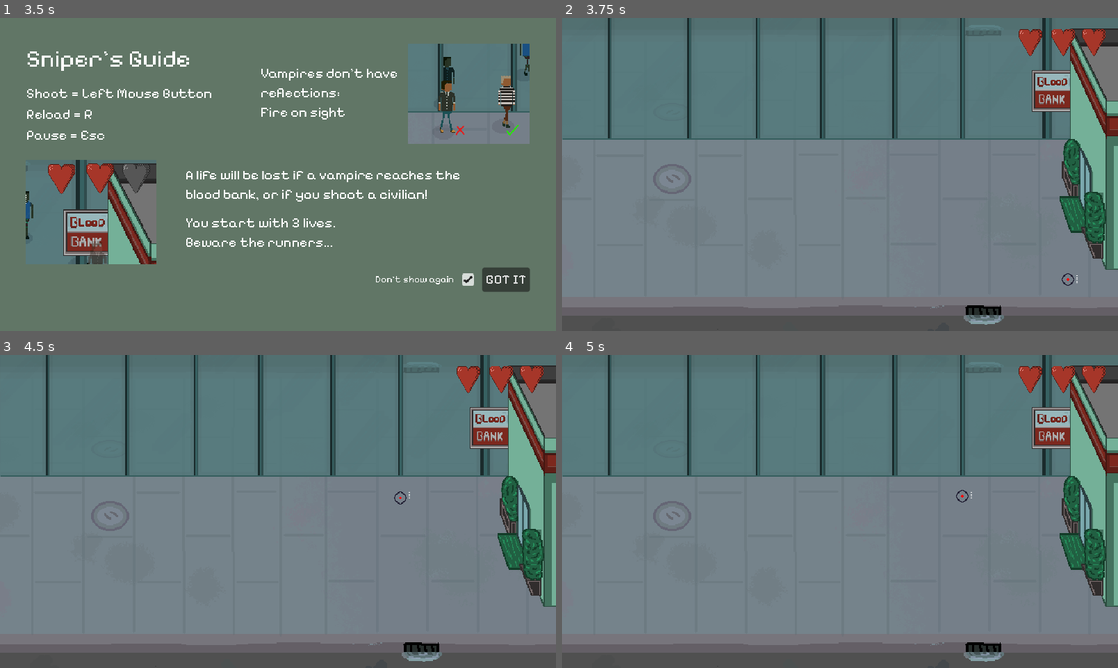
Above: before the commit, frames 1-4 (two rows, left to right).
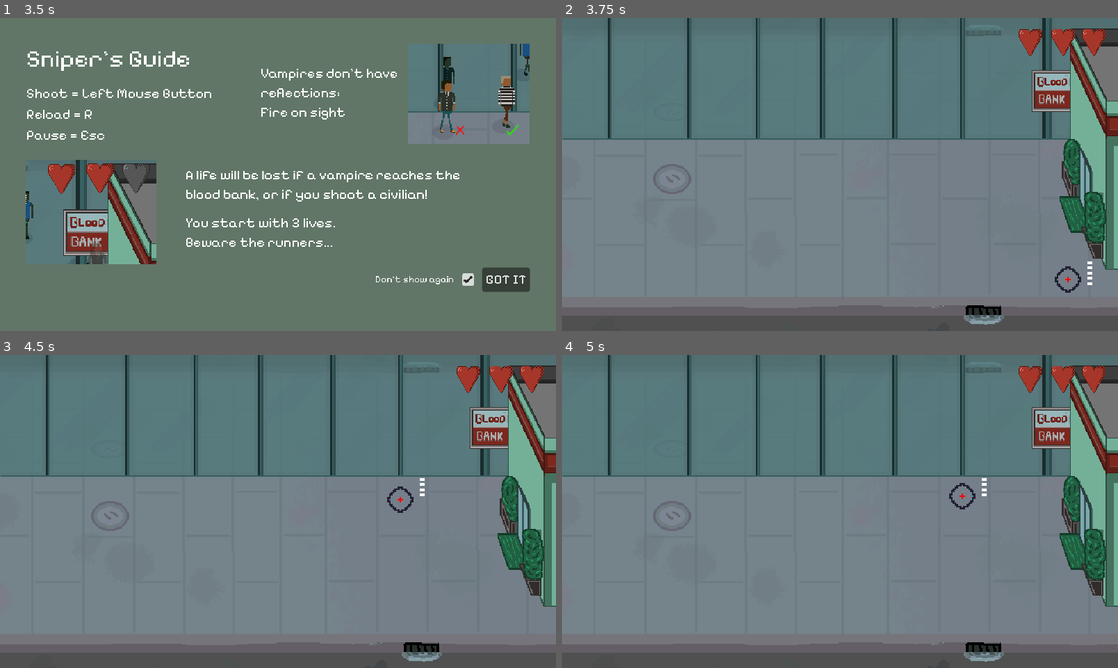
Above: after the commit, the same moments.

Repository: Niimphu/GWJ75
Game: Godot game, scene res://scenes/ui/main_menu.tscn
Two runs of this game, one before a commit and one after it. Both use one fixed random seed, a clock stepped at 60 frames per second and the inputs below. Sound files missing from this copy of the repository are replaced by a short silence.
Inputs (mouse positions are in pixels of both pictures, inside the frame that each line leads up to):
- Up to frame 1 (3.5 s): click "Play" at 0.5 s; click "Play" at 1.25 s; click "Play" at 2 s; click (467, 280) at 2.75 s
- Up to frame 2 (3.75 s): click "GOT IT" at 3.5 s
- Up to frame 3 (4.5 s): tap Enter at 4.25 s; move the mouse to (400, 495) at 4.27 s; click (400, 495) at 4.35 s
- Up to frame 4 (5 s): no input

Frame 1 is identical in both runs. In frame 2, 0.2% of the frame differs, in the area x 88-96%, y 77-88%; in frame 3, 0.2%; in frame 4, 0.2%.

Commit message:
final sounds and crosshair size increase

Diff:
--- a/scenes/entities/gun.gd
+++ b/scenes/entities/gun.gd
@@ -53,6 +53,8 @@
 func reload() -> void:
 	if ammo == base_ammo:
 		return
+	ammo = 0
+	BulletCounter.value = ammo
 	reloading = true
 	Crosshair.self_modulate = Color.DARK_SLATE_BLUE
 	ReloadSound.play()
--- a/scenes/levels/level.tscn
+++ b/scenes/levels/level.tscn
@@ -32,12 +32,12 @@
 [ext_resource type="Texture2D" uid="uid://2w370aky3mx2" path="res://assets/images/Health.png" id="23_orcyr"]
 [ext_resource type="Script" path="res://scenes/levels/health.gd" id="23_v5ako"]
 [ext_resource type="Texture2D" uid="uid://ca38yexivg1xy" path="res://assets/images/Bus.png" id="23_xesw7"]
-[ext_resource type="AudioStream" uid="uid://dcqapvr3wo1ks" path="res://assets/sounds/BusGoingPast.mp3" id="25_ke8y8"]
+[ext_resource type="AudioStream" uid="uid://mmk6vhhcbgth" path="res://assets/sounds/Bus2.mp3" id="25_4o0fg"]
 [ext_resource type="PackedScene" uid="uid://di0r42j8yn1ef" path="res://scenes/ui/volume.tscn" id="26_m8bs0"]
-[ext_resource type="AudioStream" uid="uid://sbkqfwng2say" path="res://assets/sounds/shot2.wav" id="27_wugen"]
 [ext_resource type="Texture2D" uid="uid://dq4w232ykprmv" path="res://assets/images/Screenshot.png" id="28_07p7x"]
 [ext_resource type="Texture2D" uid="uid://c3v1wo1u7rp3w" path="res://assets/images/Screenshot2.png" id="28_oa34o"]
 [ext_resource type="Script" path="res://scenes/ui/gg.gd" id="28_ptk4u"]
+[ext_resource type="AudioStream" uid="uid://w6uv1c2gto27" path="res://assets/sounds/Shot3.mp3" id="30_h7wf1"]
 
 [sub_resource type="Animation" id="Animation_ae7k8"]
 length = 0.001
@@ -114,9 +114,36 @@
 [sub_resource type="RectangleShape2D" id="RectangleShape2D_n7l2h"]
 size = Vector2(432.042, 154.856)
 
+[sub_resource type="Animation" id="Animation_i0nrb"]
+length = 0.001
+tracks/0/type = "value"
+tracks/0/imported = false
+tracks/0/enabled = true
+tracks/0/path = NodePath(".:position")
+tracks/0/interp = 1
+tracks/0/loop_wrap = true
+tracks/0/keys = {
+"times": PackedFloat32Array(0),
+"transitions": PackedFloat32Array(1),
+"update": 0,
+"values": [Vector2(973.433, 286.766)]
+}
+tracks/1/type = "value"
+tracks/1/imported = false
+tracks/1/enabled = true
+tracks/1/path = NodePath("BusSound:playing")
+tracks/1/interp = 1
+tracks/1/loop_wrap = true
+tracks/1/keys = {
+"times": PackedFloat32Array(0),
+"transitions": PackedFloat32Array(1),
+"update": 1,
+"values": [false]
+}
+
 [sub_resource type="Animation" id="Animation_7ouey"]
 resource_name = "drive"
-length = 7.0
+length = 6.0
 step = 0.1
 tracks/0/type = "value"
 tracks/0/imported = false
@@ -125,10 +152,10 @@
 tracks/0/interp = 1
 tracks/0/loop_wrap = true
 tracks/0/keys = {
-"times": PackedFloat32Array(0, 3.8, 7),
-"transitions": PackedFloat32Array(1, 1, 1),
-"update": 0,
-"values": [Vector2(1000, 286.766), Vector2(1000, 286.766), Vector2(-400, 286.766)]
+"times": PackedFloat32Array(1.1, 5),
+"transitions": PackedFloat32Array(1, 1),
+"update": 0,
+"values": [Vector2(1000, 286.766), Vector2(-400, 286.766)]
 }
 tracks/1/type = "value"
 tracks/1/imported = false
@@ -141,33 +168,6 @@
 "transitions": PackedFloat32Array(1, 1),
 "update": 1,
 "values": [false, true]
-}
-
-[sub_resource type="Animation" id="Animation_i0nrb"]
-length = 0.001
-tracks/0/type = "value"
-tracks/0/imported = false
-tracks/0/enabled = true
-tracks/0/path = NodePath(".:position")
-tracks/0/interp = 1
-tracks/0/loop_wrap = true
-tracks/0/keys = {
-"times": PackedFloat32Array(0),
-"transitions": PackedFloat32Array(1),
-"update": 0,
-"values": [Vector2(973.433, 286.766)]
-}
-tracks/1/type = "value"
-tracks/1/imported = false
-tracks/1/enabled = true
-tracks/1/path = NodePath("BusSound:playing")
-tracks/1/interp = 1
-tracks/1/loop_wrap = true
-tracks/1/keys = {
-"times": PackedFloat32Array(0),
-"transitions": PackedFloat32Array(1),
-"update": 1,
-"values": [false]
 }
 
 [sub_resource type="AnimationLibrary" id="AnimationLibrary_xk1h3"]
@@ -421,7 +421,7 @@
 texture = ExtResource("23_xesw7")
 
 [node name="BusSound" type="AudioStreamPlayer" parent="Game/SchoolBus"]
-stream = ExtResource("25_ke8y8")
+stream = ExtResource("25_4o0fg")
 volume_db = 10.306
 pitch_scale = 0.5
 bus = &"Environment"
@@ -444,14 +444,16 @@
 script = ExtResource("12_mpnxf")
 
 [node name="Sprite2D" type="Sprite2D" parent="Game/Gun"]
+scale = Vector2(2, 2)
 texture = ExtResource("13_od8b1")
 
 [node name="TextureProgressBar" type="TextureProgressBar" parent="Game/Gun/Sprite2D"]
-offset_left = 12.0976
-offset_top = -5.24887
-offset_right = 52.0976
-offset_bottom = 34.7511
+offset_left = 14.7755
+offset_top = -11.1165
+offset_right = 54.7755
+offset_bottom = 28.8835
 rotation = 1.5708
+scale = Vector2(1.5, 1.5)
 mouse_filter = 2
 max_value = 5.0
 value = 5.0
@@ -471,8 +473,7 @@
 bus = &"SFX"
 
 [node name="Shoot" type="AudioStreamPlayer" parent="Game/Gun"]
-stream = ExtResource("27_wugen")
-volume_db = 7.495
+stream = ExtResource("30_h7wf1")
 bus = &"SFX"
 
 [node name="Ready" type="AudioStreamPlayer" parent="Game/Gun"]
@@ -515,6 +516,7 @@
 
 [node name="Camera2D" type="Camera2D" parent="Game"]
 position = Vector2(321.449, 172.233)
+scale = Vector2(2, 2)
 limit_left = 0
 limit_top = 0
 limit_right = 640
--- a/scenes/ui/main_menu.tscn
+++ b/scenes/ui/main_menu.tscn
@@ -3,7 +3,7 @@
 [ext_resource type="Theme" uid="uid://20xe0md1vr5n" path="res://scenes/ui/main_theme.tres" id="1_1s7gq"]
 [ext_resource type="Script" path="res://scenes/ui/main_menu.gd" id="2_dmoq6"]
 [ext_resource type="PackedScene" uid="uid://di0r42j8yn1ef" path="res://scenes/ui/volume.tscn" id="3_7slyd"]
-[ext_resource type="AudioStream" uid="uid://dddakrvk4ckad" path="res://assets/sounds/BeepBox-Song.mp3" id="3_k6lsa"]
+[ext_resource type="AudioStream" uid="uid://cdb7a68noec3b" path="res://assets/sounds/AltMenuMusic.mp3" id="3_i8xry"]
 [ext_resource type="PackedScene" uid="uid://dhwa53oq5ens5" path="res://scenes/entities/menu_guy.tscn" id="4_gn63h"]
 
 [sub_resource type="Gradient" id="Gradient_kgv3y"]
@@ -63,9 +63,10 @@
 script = ExtResource("2_dmoq6")
 
 [node name="Music" type="AudioStreamPlayer" parent="."]
-stream = ExtResource("3_k6lsa")
-volume_db = -3.773
+stream = ExtResource("3_i8xry")
+volume_db = -5.0
 autoplay = true
+stream_paused = true
 bus = &"Music"
 parameters/looping = true
 
Not shown, added: assets/sounds/AltMenuMusic.mp3.import
Not shown, added: assets/sounds/Bus2.mp3.import
Not shown, added: assets/sounds/Shot3.mp3.import
Not shown, added: .DS_Store
Not shown, added: assets/.DS_Store
Not shown, added: assets/sounds/.DS_Store
Not shown, added: assets/sounds/AltMenuMusic.mp3
Not shown, added: assets/sounds/Bus2.mp3
Not shown, added: assets/sounds/Shot3.mp3
